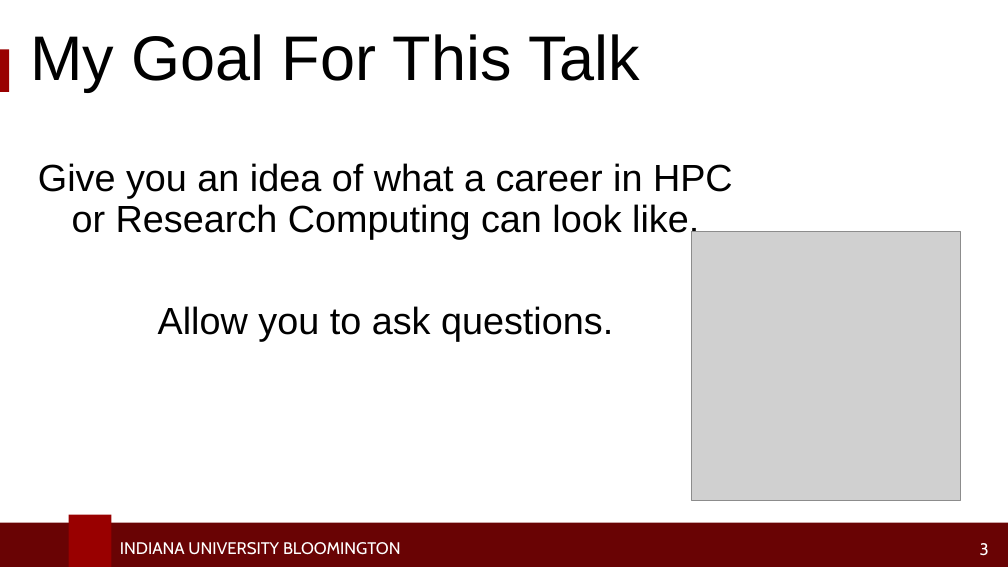
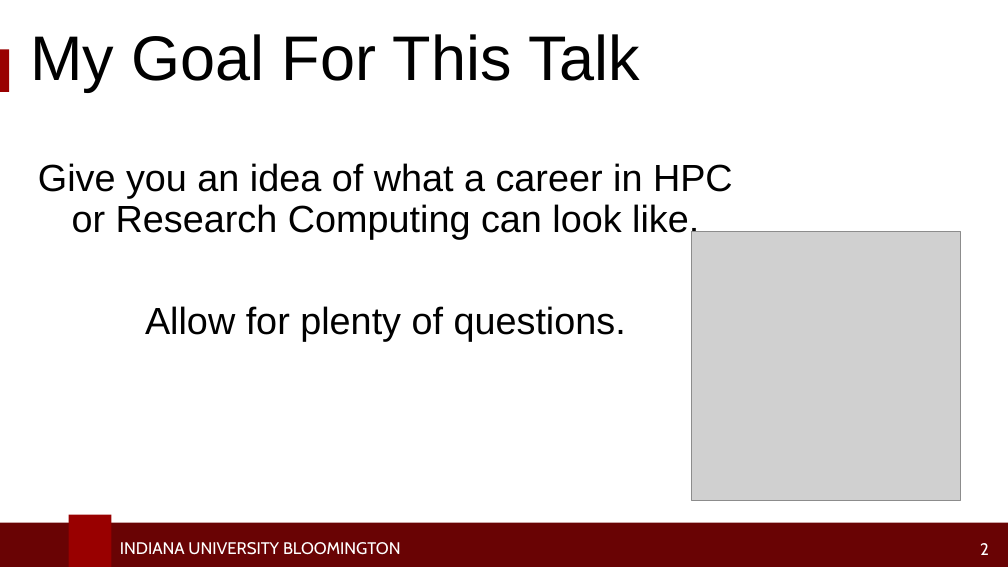
Before and after one commit to access-ci-org/Operations-STEP-2026, a slide deck: slide 2 of CareerSpotlights/RobertHenschel.pptx (slide 3 before the commit). Drawn at 1008x567 pixels with LibreOffice and Linux fonts; fonts in the diff are those of the drawing; grey boxes stand for pictures; background and template pictures are left out. Boxes give left, top, right and bottom in pixels: in the first picture for what was removed or moved away, otherwise in the second. Text is boxed around its words. In the diff, an @@ line names an element or a change of style, - is before the commit and + after.

```diff
--- a/CareerSpotlights/RobertHenschel.pptx
+++ b/CareerSpotlights/RobertHenschel.pptx
@@ text at [145, 306, 626, 341]: text changed @@
-Allow you to ask questions.
+Allow for plenty of questions.
@@ page number at [980, 543, 989, 555]: text changed @@
-3
+2
```
Also in this commit, not shown: 4 other slides changed, 1 slide removed.
